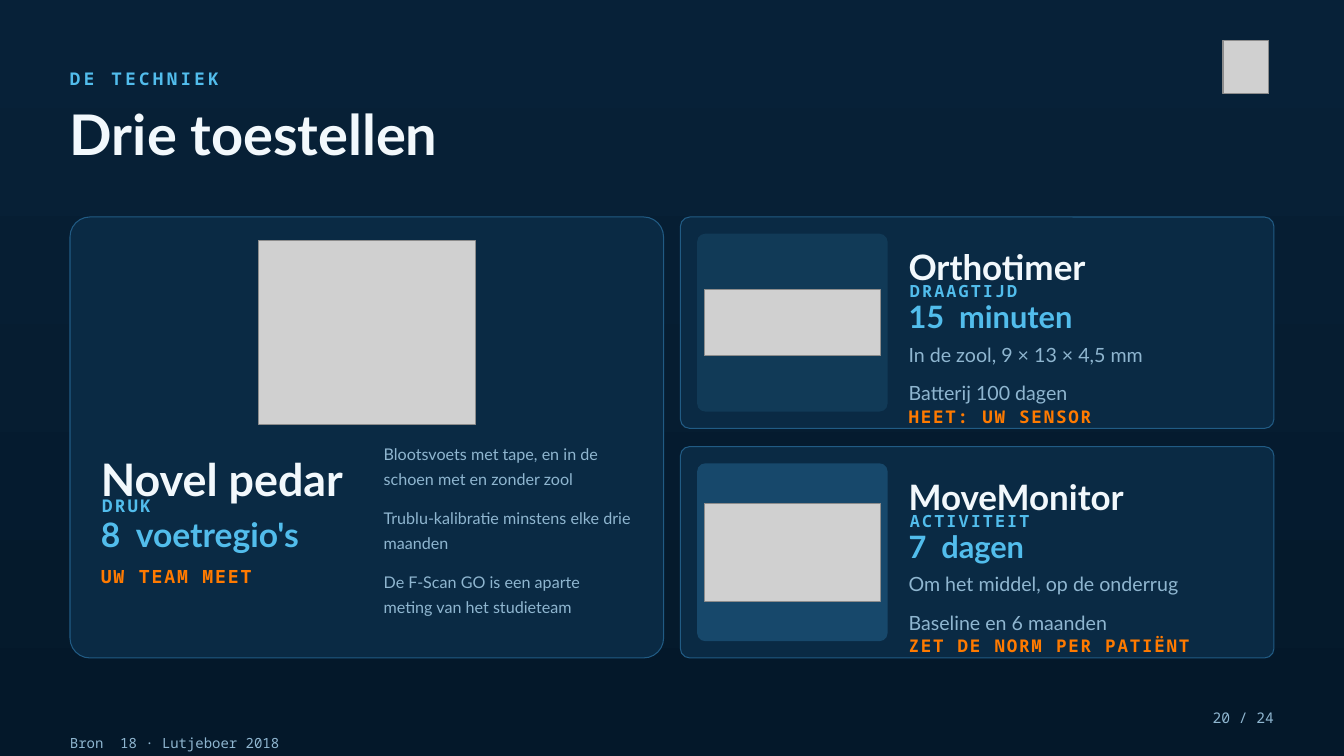
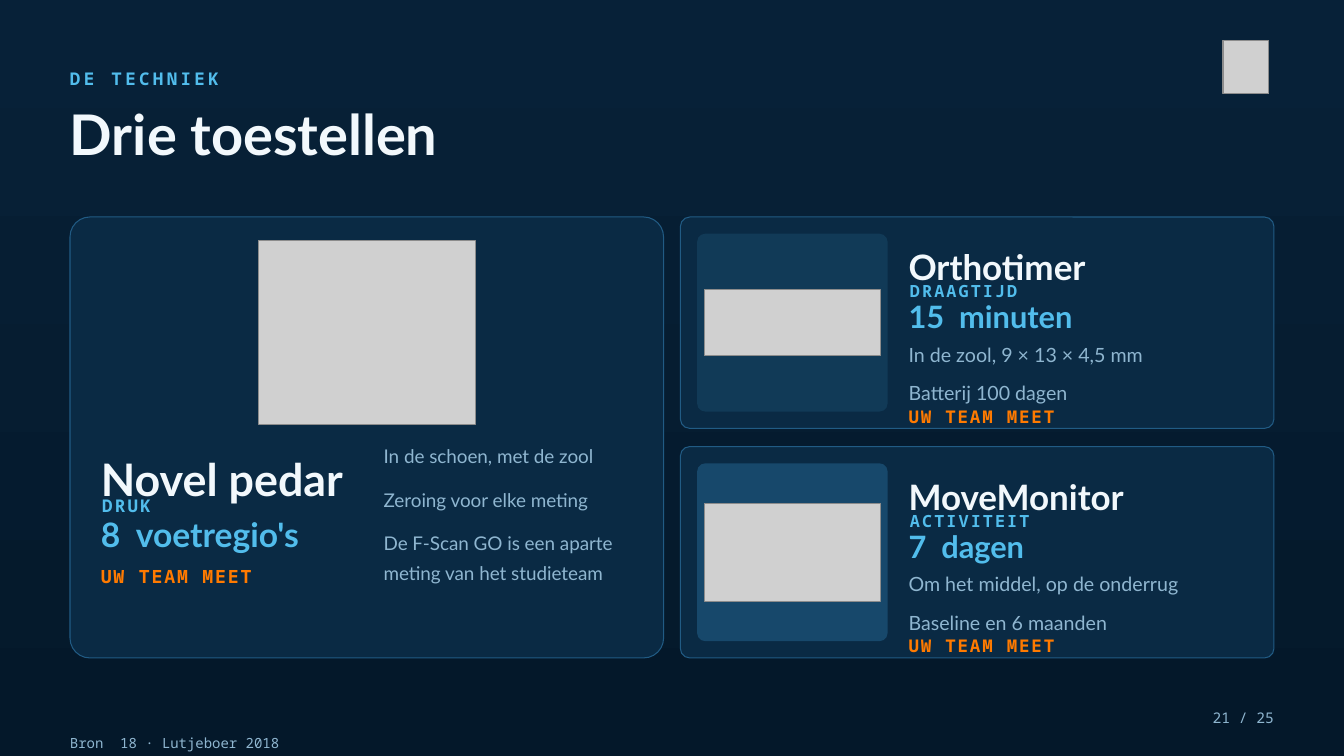
Before and after one commit to Dellfs/paradise-project, a slide deck: slide 21 of PARADISE_presentatie/PARADISE_extern.pptx (slide 20 before the commit). Drawn at 1344x756 pixels with LibreOffice and Linux fonts; fonts in the diff are those of the drawing; grey boxes stand for pictures. Boxes give left, top, right and bottom in pixels: in the first picture for what was removed or moved away, otherwise in the second. Text is boxed around its words. In the diff, an @@ line names an element or a change of style, - is before the commit and + after.

```diff
--- a/PARADISE_presentatie/PARADISE_extern.pptx
+++ b/PARADISE_presentatie/PARADISE_extern.pptx
@@ text at [909,410,1054,423]: text changed @@
-HEET: UW SENSOR
+UW TEAM MEET
@@ text at [384,449,593,511]: text changed; size 11.5 to 13.5 pt @@
-Blootsvoets met tape, en in de schoen met en zonder zool
-Trublu-kalibratie minstens elke drie maanden
+In de schoen, met de zool
+Zeroing voor elke meting
@@ text at [384,536,613,584]: size 11.5 to 13.5 pt in "De F-Scan GO is een aparte meting ..." @@
@@ text at [909,639,1054,658]: text changed @@
-ZET DE NORM PER PATIËNT
+UW TEAM MEET
@@ text at [1213,712,1274,723]: text changed @@
-20 / 24
+21 / 25
```
Also in this commit, not shown: 23 other slides changed, 1 slide added, 25 other files.
